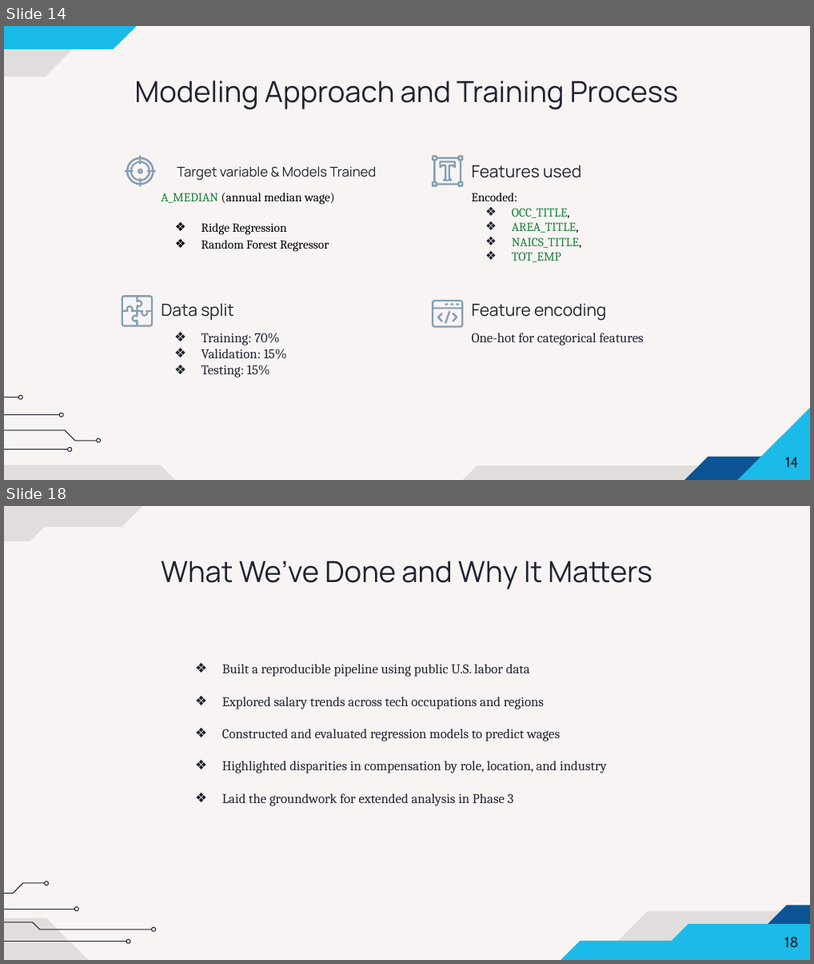
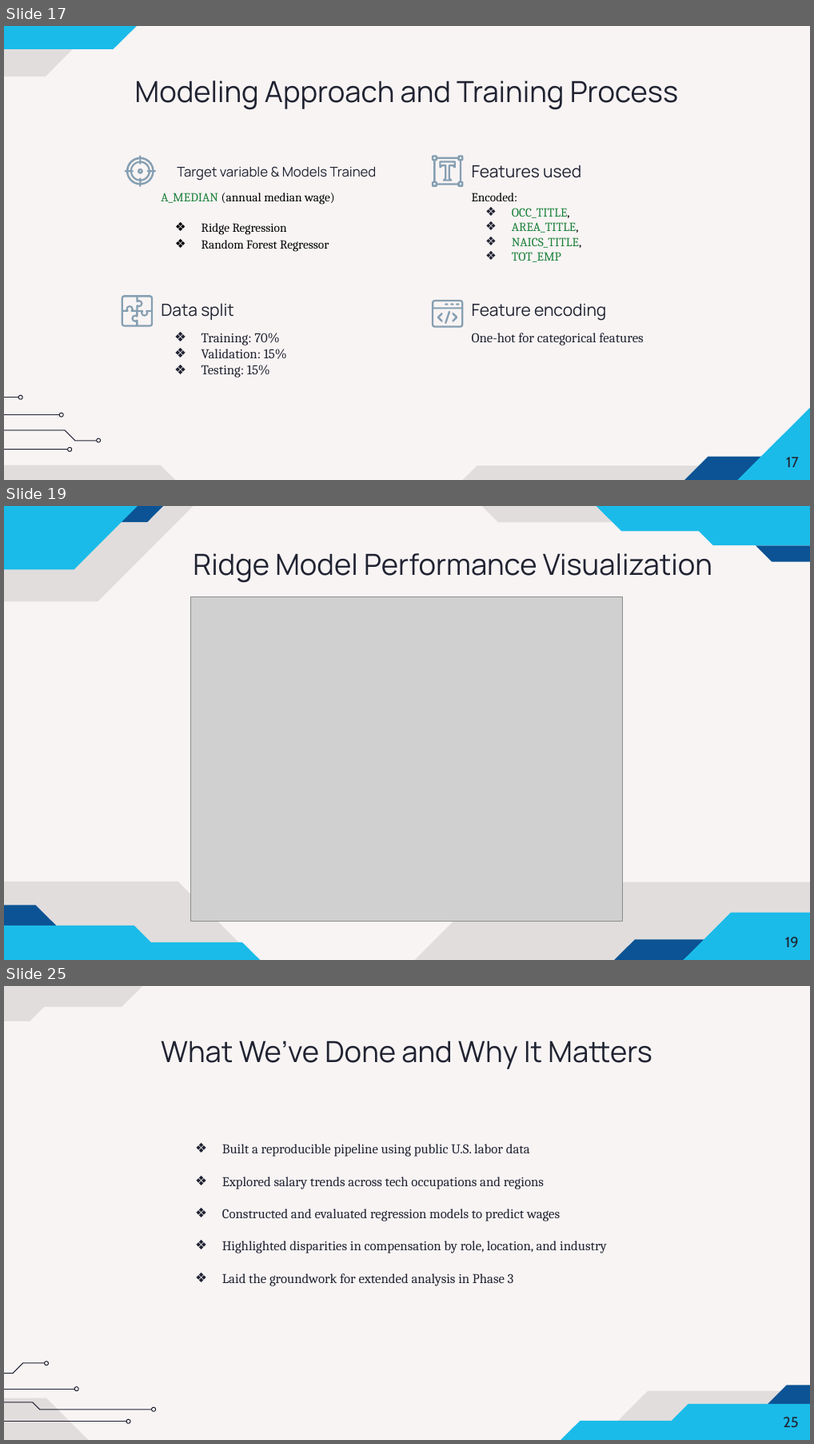
Before and after one commit to DATA606-Capstone-Project/devpay-insights, a slide deck: docs & PPTs/DS606_TeamA_Roman Rosario_Shah_Vakili_SalaryPred_P2.pptx. Shown one above the other, each under a label of ours: slides 14 and 18 before the commit, slides 17, 19 and 25 after it; the slides between them are not shown. The pictures are 814x964 and 814x1444 pixels, drawn with LibreOffice and Linux fonts; fonts in the diff are those of the drawing; grey boxes stand for pictures. Boxes give left, top, right and bottom in pixels: in the first picture for what was removed or moved away, otherwise in the second. Text is boxed around its words. In the diff, an @@ line names an element or a change of style, - is before the commit and + after.

```diff
--- a/docs & PPTs/DS606_TeamA_Roman Rosario_Shah_Vakili_SalaryPred_P2.pptx
+++ b/docs & PPTs/DS606_TeamA_Roman Rosario_Shah_Vakili_SalaryPred_P2.pptx
@@ slide 19 added at <box>4,506,810,960</box>, background #F8F4F4 @@
@@ freeform shape added at <box>4,506,201,601</box>, fill #000000 at 9% opacity @@
@@ freeform shape added at <box>22,506,111,522</box>, fill #0B5394 @@
@@ freeform shape added at <box>75,506,164,522</box>, fill #0B5394 @@
@@ freeform shape added at <box>336,506,646,522</box>, fill #000000 at 9% opacity @@
@@ title added at <box>193,553,713,583</box>, 26 pt, text #202331 @@
+Ridge Model Performance Visualization
@@ freeform shape added at <box>755,545,810,562</box>, fill #0B5394 @@
@@ picture added at <box>191,596,623,920</box> @@
@@ freeform shape added at <box>4,881,810,960</box>, fill #000000 at 9% opacity @@
@@ freeform shape added at <box>4,904,57,924</box>, fill #0B5394 @@
@@ group added at <box>4,506,810,960</box>: 4 freeform shapes @@
@@ page number added at <box>786,936,799,947</box>, 13 pt, text #202331 @@
+19
@@ freeform shape added at <box>614,939,723,959</box>, fill #0B5394 @@
@@ what was slide 14 is now slide 17 @@
@@ page number at <box>786,456,799,467</box>: text changed @@
-14
+17
@@ what was slide 18 is now slide 25 @@
@@ page number at <box>783,1416,798,1427</box>: text changed @@
-18
+25
```
Also in this commit, not shown: 12 slides changed, 6 other slides added, 1 other file.
